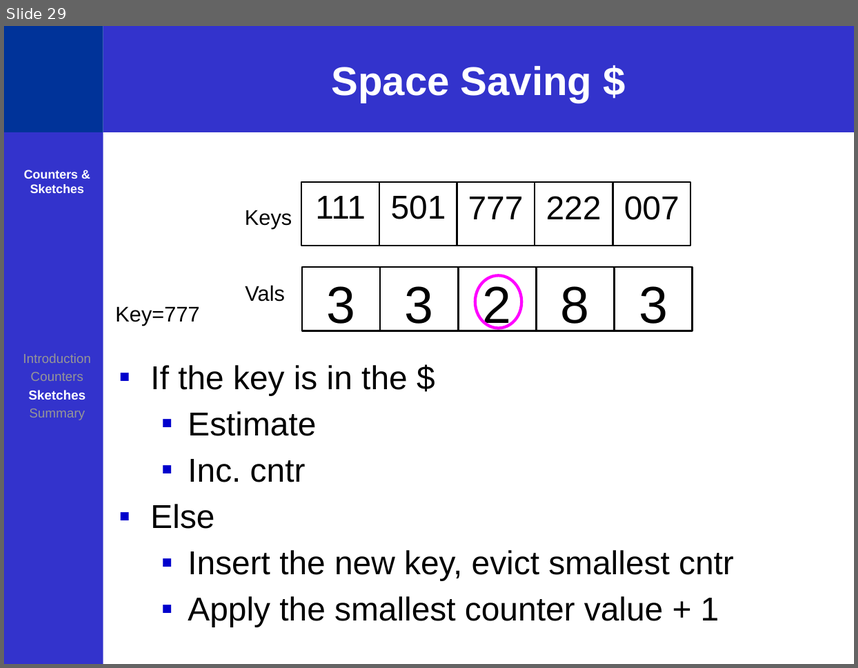
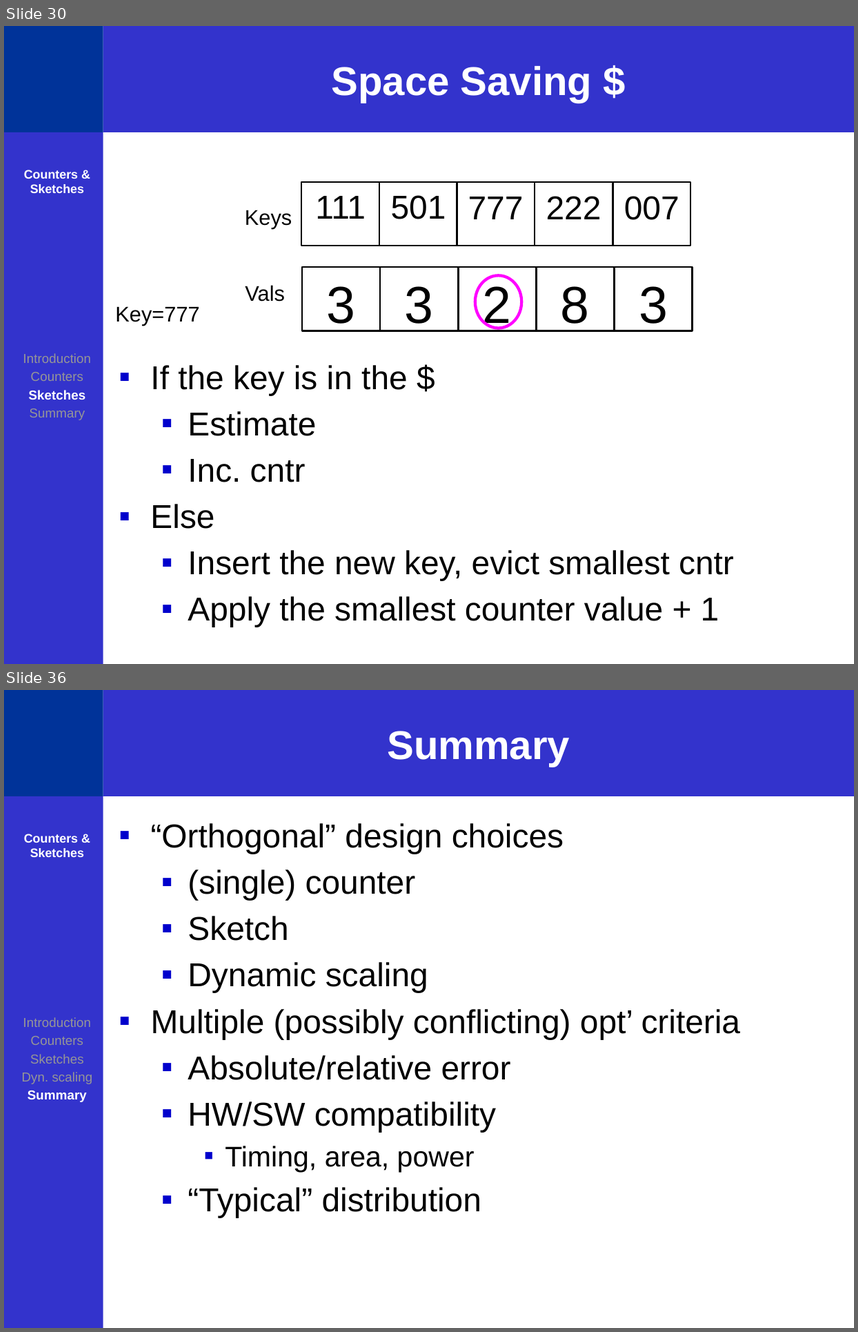
Before and after one commit to ofanan/Sketches, a slide deck: Cntrs seminar NextSilicon.pptx. Shown one above the other, each under a label of ours: slide 29 before the commit, slides 30 and 36 after it; the slides between them are not shown. The pictures are 858x668 and 858x1332 pixels, drawn with LibreOffice and Linux fonts; fonts in the diff are those of the drawing. Boxes give left, top, right and bottom in pixels: in the first picture for what was removed or moved away, otherwise in the second. Text is boxed around its words. In the diff, an @@ line names an element or a change of style, - is before the commit and + after.

```diff
--- a/Cntrs seminar NextSilicon.pptx
+++ b/Cntrs seminar NextSilicon.pptx
@@ slide 36 added at (4,690,854,1328), background #FFFFFF; not listed: 1 template element that a slide beside it also shows @@
@@ rectangle added at (4,690,103,796), fill #003399 @@
@@ title added at (103,690,854,796), fill #3333CC, 34 pt, text #FFFFFF, bold @@
+Summary
@@ text added at (24,834,84,857), 10.5 pt, text #FFFFFF, bold @@
+Counters & Sketches
@@ text added at (151,823,741,1218), 28 pt, text #000000 @@
+▪ “Orthogonal” design choices
+  ▪ (single) counter
+  ▪ Sketch
+  ▪ Dynamic scaling
+▪ Multiple (possibly conflicting) opt’ criteria
+  ▪ Absolute/relative error
+  ▪ HW/SW compatibility
+    ▪ Timing, area, power
+  ▪ “Typical” distribution
@@ text added at (22,1017,93,1102), 11 pt, text #969696 @@
+Introduction
+Counters
+Sketches
+Dyn. scaling
+Summary
@@ what was slide 29 is now slide 30 @@
```
Also in this commit, not shown: 30 slides changed, 5 other slides added, 3 other files.
